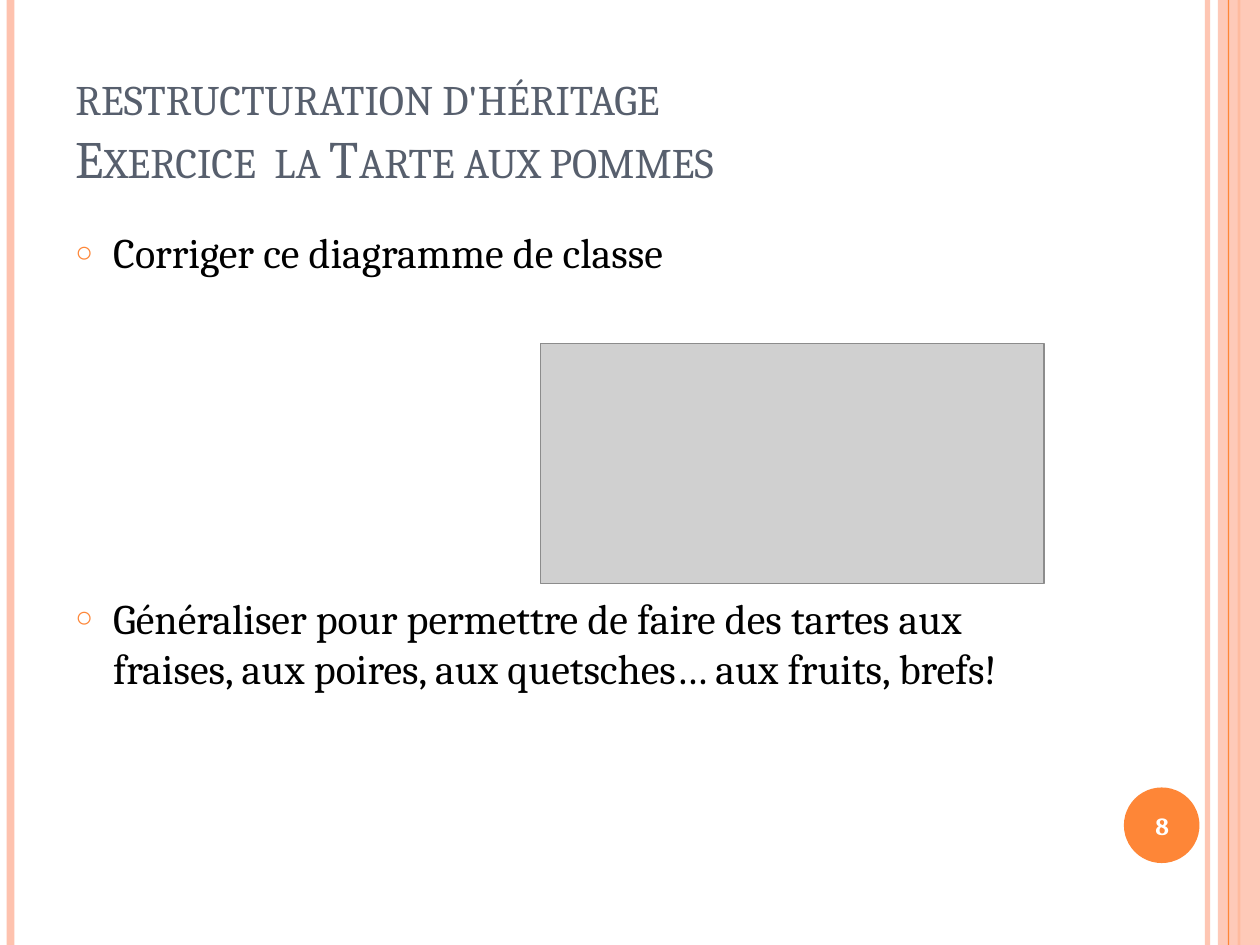
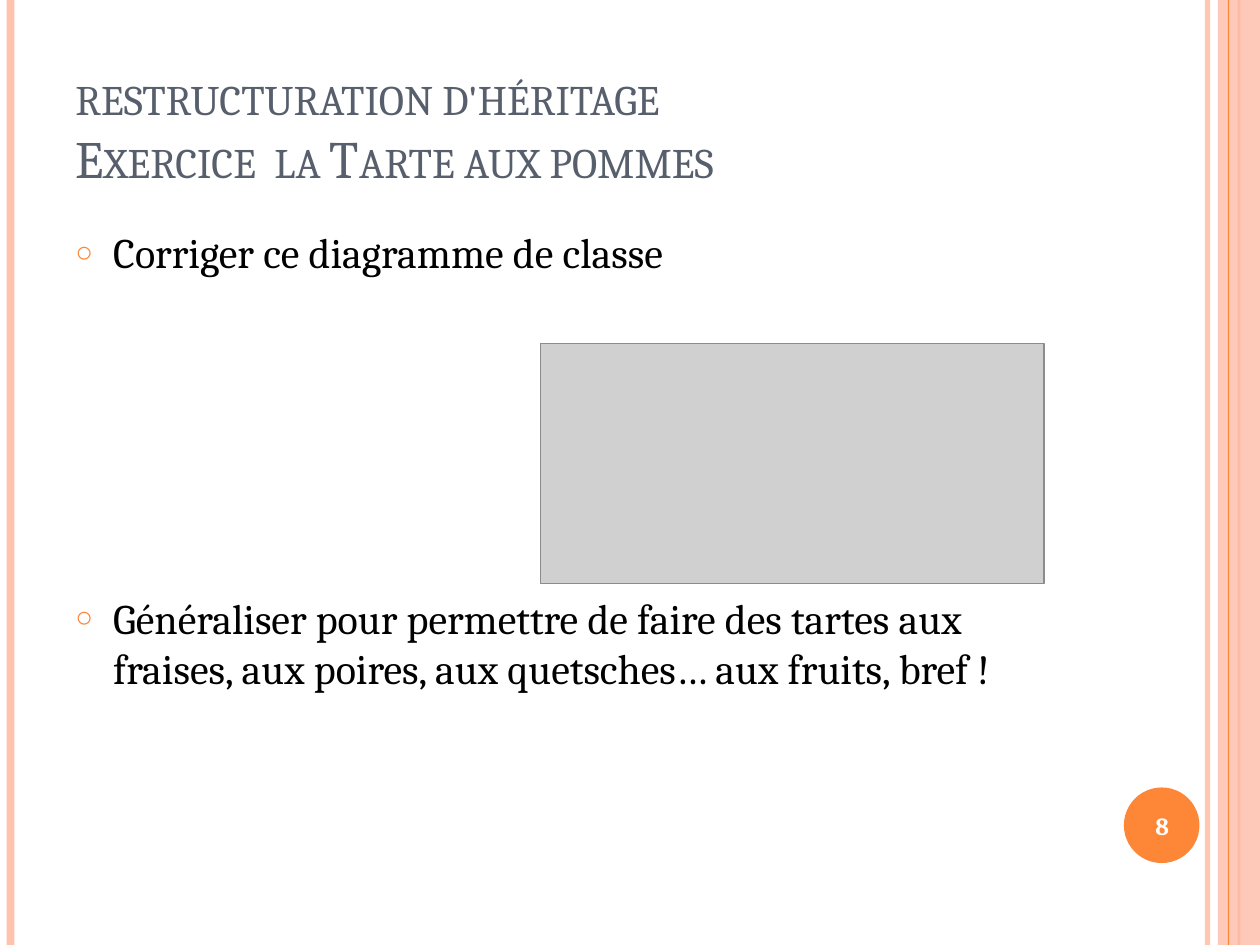
Before and after one commit to llissandre/CDA_2409_LL, a slide deck: slide 8 of 04 - PO/UML/2.Exo Concepts_objet v2.0.0 ST 1.pptx. Drawn at 1260x945 pixels with LibreOffice and Linux fonts; fonts in the diff are those of the drawing; grey boxes stand for pictures. Boxes give left, top, right and bottom in pixels: in the first picture for what was removed or moved away, otherwise in the second. Text is boxed around its words. In the diff, an @@ line names an element or a change of style, - is before the commit and + after.

```diff
--- a/04 - PO/UML/2.Exo Concepts_objet v2.0.0 ST 1.pptx
+++ b/04 - PO/UML/2.Exo Concepts_objet v2.0.0 ST 1.pptx
@@ text at <box>113,604,969,693</box>: text changed @@
-○ Généraliser pour permettre de faire des tartes aux fraises, aux poires, aux quetsches… aux fruits, brefs!
+○ Généraliser pour permettre de faire des tartes aux fraises, aux poires, aux quetsches… aux fruits, bref !
```
Also in this commit, not shown: 3 other slides changed, 5 other files.
